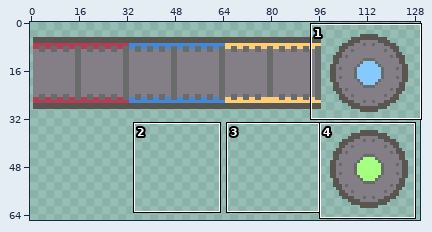
Two states of a sprite sheet, Assets/Art/Conveyors/Conveyors.png. Above: a wide view before the commit, with the close-up outlined.
Close-up. The starting point:
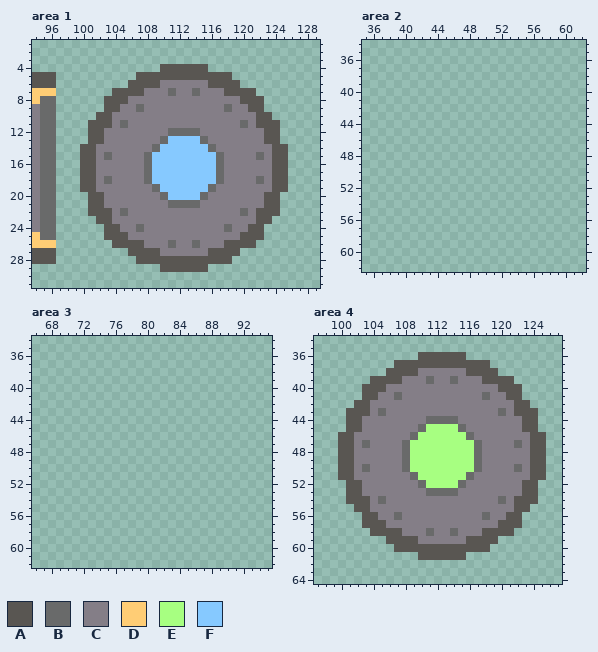
The file is 130x130 pixels. Shown: area 1: x 94..129, y 1..31; area 2: x 35..62, y 34..62; area 3: x 66..95, y 34..62; area 4: x 97..127, y 34..64. The wide view leaves out empty margins.
Palette (. is transparent): A #595652  B #696a6a  C #847e87  D #ffcd75  E #a7ff81  F #86c9ff
Pixels before, area 1, first column x 94:
 4 ................AAAAAA..........
 5 AAA..........AAAAAAAAAAAA.......
 6 AAA.........AAAACCCCCCAAAA......
 7 DDD.......AAAACCCBCCBCCCAAAA....
 8 DBB......AAACCCCCCCCCCCCCCAAA...
 9 CBB......AACCBCCCCCCCCCCBCCAA...
10 CBB.....AACCCCCCCCCCCCCCCCCCAA..
11 CBB....AAACBCCCCCCCCCCCCCCBCAAA.
12 CBB....AACCCCCCCCBBBBCCCCCCCCAA.
13 CBB....AACCCCCCCBFFFFBCCCCCCCAA.
14 CBB...AACCCCCCCBFFFFFFBCCCCCCCAA
15 CBB...AACBCCCCBFFFFFFFFBCCCCBCAA
16 CBB...AACCCCCCBFFFFFFFFBCCCCCCAA
17 CBB...AACCCCCCBFFFFFFFFBCCCCCCAA
18 CBB...AACBCCCCBFFFFFFFFBCCCCBCAA
19 CBB...AACCCCCCCBFFFFFFBCCCCCCCAA
20 CBB....AACCCCCCCBFFFFBCCCCCCCAA.
21 CBB....AACCCCCCCCBBBBCCCCCCCCAA.
22 CBB....AAACBCCCCCCCCCCCCCCBCAAA.
23 CBB.....AACCCCCCCCCCCCCCCCCCAA..
24 CBB......AACCBCCCCCCCCCCBCCAA...
25 DBB......AAACCCCCCCCCCCCCCAAA...
26 DDD.......AAAACCCBCCBCCCAAAA....
27 AAA.........AAAACCCCCCAAAA......
28 AAA..........AAAAAAAAAAAA.......
29 ................AAAAAA..........
Pixels before, area 4, first column x 100:
36 ..........AAAAAA..........
37 .......AAAAAAAAAAAA.......
38 ......AAAACCCCCCAAAA......
39 ....AAAACCCBCCBCCCAAAA....
40 ...AAACCCCCCCCCCCCCCAAA...
41 ...AACCBCCCCCCCCCCBCCAA...
42 ..AACCCCCCCCCCCCCCCCCCAA..
43 .AAACBCCCCCCCCCCCCCCBCAAA.
44 .AACCCCCCCCBBBBCCCCCCCCAA.
45 .AACCCCCCCBEEEEBCCCCCCCAA.
46 AACCCCCCCBEEEEEEBCCCCCCCAA
47 AACBCCCCBEEEEEEEEBCCCCBCAA
48 AACCCCCCBEEEEEEEEBCCCCCCAA
49 AACCCCCCBEEEEEEEEBCCCCCCAA
50 AACBCCCCBEEEEEEEEBCCCCBCAA
51 AACCCCCCCBEEEEEEBCCCCCCCAA
52 .AACCCCCCCBEEEEBCCCCCCCAA.
53 .AACCCCCCCCBBBBCCCCCCCCAA.
54 .AAACBCCCCCCCCCCCCCCBCAAA.
55 ..AACCCCCCCCCCCCCCCCCCAA..
56 ...AACCBCCCCCCCCCCBCCAA...
57 ...AAACCCCCCCCCCCCCCAAA...
58 ....AAAACCCBCCBCCCAAAA....
59 ......AAAACCCCCCAAAA......
60 .......AAAAAAAAAAAA.......
61 ..........AAAAAA..........
New version:
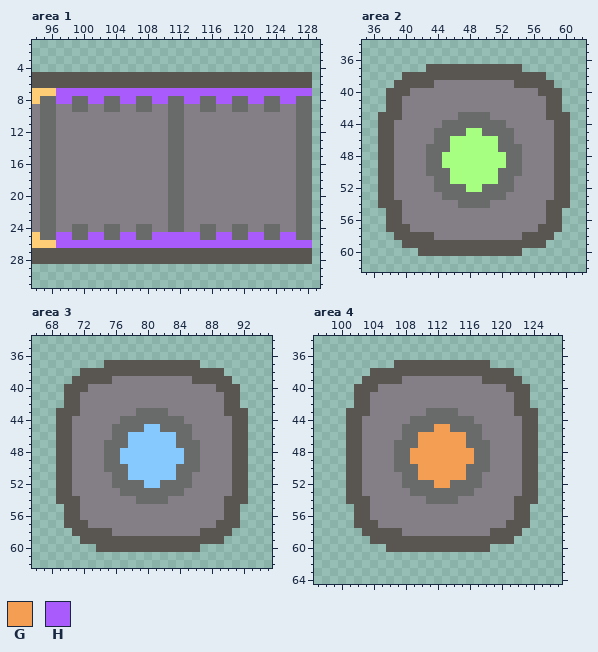
Colours new in this view: G #f39e53  H #aa5bfc
Change:
Changed rows in their new state; - is an unchanged pixel.
Area 1:
first column x 97:
 4 -------------......-------------
 5 AAAAAAAAAA------------AAAAAAAAAA
 6 AAAAAAAAA----AAAAAA----AAAAAAAAA
 7 HHHHHHHHHHHHHHHHHHHHHHHHHHHHHHHH
 8 HHBBHHBBHHBBHHBBHHBBHHBBHHBBHHBB
 9 CCBBCCBB---B--BB--BB-CBBCCBBCCBB
10 CCCCCCC-------BB---------CCCCCBB
11 CCCCCCC-C-----BB-------C-CCCCCBB
12 CCCCCC----------CC--------CCCCBB
13 CCCCCC-------CBBCCC-------CCCCBB
14 CCCCC-------CCBBCCCC-------CCCBB
15 CCCCC-C----CCCBBCCCCC----C-CCCBB
16 CCCCC------CCCBBCCCCC------CCCBB
17 CCCCC------CCCBBCCCCC------CCCBB
18 CCCCC-C----CCCBBCCCCC----C-CCCBB
19 CCCCC-------CCBBCCCC-------CCCBB
20 CCCCCC-------CBBCCC-------CCCCBB
21 CCCCCC----------CC--------CCCCBB
22 CCCCCCC-C-----BB-------C-CCCCCBB
23 CCCCCCC-------BB---------CCCCCBB
24 CCBBCCBB---B--BB--BB-CBBCCBBCCBB
25 HHBBHHBBHHBBHHHHHHBBHHBBHHBBHHBB
26 HHHHHHHHHHHHHHHHHHHHHHHHHHHHHHHH
27 AAAAAAAAA----AAAAAA----AAAAAAAAA
28 AAAAAAAAAA------------AAAAAAAAAA
29 -------------......-------------
Area 2:
first column x 37:
37 ------AAAAAAAAAAAA------
38 ---AAAAAAAAAAAAAAAAAA---
39 --AAAAACCCCCCCCCCAAAAA--
40 -AAACCCCCCCCCCCCCCCCAAA-
41 -AACCCCCCCCCCCCCCCCCCAA-
42 -AACCCCCCCCCCCCCCCCCCAA-
43 AAACCCCCCCBBBBCCCCCCCAAA
44 AACCCCCCBBBBBBBBCCCCCCAA
45 AACCCCCBBBBEEBBBBCCCCCAA
46 AACCCCCBBEEEEEEBBCCCCCAA
47 AACCCCBBBEEEEEEBBBCCCCAA
48 AACCCCBBEEEEEEEEBBCCCCAA
49 AACCCCBBEEEEEEEEBBCCCCAA
50 AACCCCBBBEEEEEEBBBCCCCAA
51 AACCCCCBBEEEEEEBBCCCCCAA
52 AACCCCCBBBBEEBBBBCCCCCAA
53 AACCCCCCBBBBBBBBCCCCCCAA
54 AAACCCCCCCBBBBCCCCCCCAAA
55 -AACCCCCCCCCCCCCCCCCCAA-
56 -AACCCCCCCCCCCCCCCCCCAA-
57 -AAACCCCCCCCCCCCCCCCAAA-
58 --AAAAACCCCCCCCCCCAAAA--
59 ---AAAAAAAAAAAAAAAAAA---
60 -----AAAAAAAAAAAAA------
Area 3:
first column x 69:
37 ------AAAAAAAAAAAA------
38 ---AAAAAAAAAAAAAAAAAA---
39 --AAAAACCCCCCCCCCAAAAA--
40 -AAACCCCCCCCCCCCCCCCAAA-
41 -AACCCCCCCCCCCCCCCCCCAA-
42 -AACCCCCCCCCCCCCCCCCCAA-
43 AAACCCCCCCBBBBCCCCCCCAAA
44 AACCCCCCBBBBBBBBCCCCCCAA
45 AACCCCCBBBBFFBBBBCCCCCAA
46 AACCCCCBBFFFFFFBBCCCCCAA
47 AACCCCBBBFFFFFFBBBCCCCAA
48 AACCCCBBFFFFFFFFBBCCCCAA
49 AACCCCBBFFFFFFFFBBCCCCAA
50 AACCCCBBBFFFFFFBBBCCCCAA
51 AACCCCCBBFFFFFFBBCCCCCAA
52 AACCCCCBBBBFFBBBBCCCCCAA
53 AACCCCCCBBBBBBBBCCCCCCAA
54 AAACCCCCCCBBBBCCCCCCCAAA
55 -AACCCCCCCCCCCCCCCCCCAA-
56 -AACCCCCCCCCCCCCCCCCCAA-
57 -AAACCCCCCCCCCCCCCCCAAA-
58 --AAAAACCCCCCCCCCCAAAA--
59 ---AAAAAAAAAAAAAAAAAA---
60 -----AAAAAAAAAAAAA------
Area 4:
first column x 100:
36 ----------......----------
38 ----AA----AAAAAA----AA----
39 ---A-------C--C-------A---
40 --A--C--------------C--A--
41 --A-C--C----------C--C-A--
43 -----C-----BBBB-----C-----
44 ---------BB----BB---------
45 --------BB-BGGB-BB--------
46 .-A-----B-GGGGGG-B-----A-.
47 .-AC---B-BGGGGGGB-B---CA-.
48 .-A----B-GGGGGGGG-B----A-.
49 .-A----B-GGGGGGGG-B----A-.
50 .-AC---B-BGGGGGGB-B---CA-.
51 .-A-----B-GGGGGG-B-----A-.
52 --------BB-BGGB-BB--------
53 ---------BB----BB---------
54 -----C-----BBBB-----C-----
56 --A-C--C----------C--C-A--
57 --A--C--------------C--A--
58 ---A-------C--C---C---A---
59 ----AA----AAAAAA----AA----
60 ------A-------------------
61 ----------......----------
